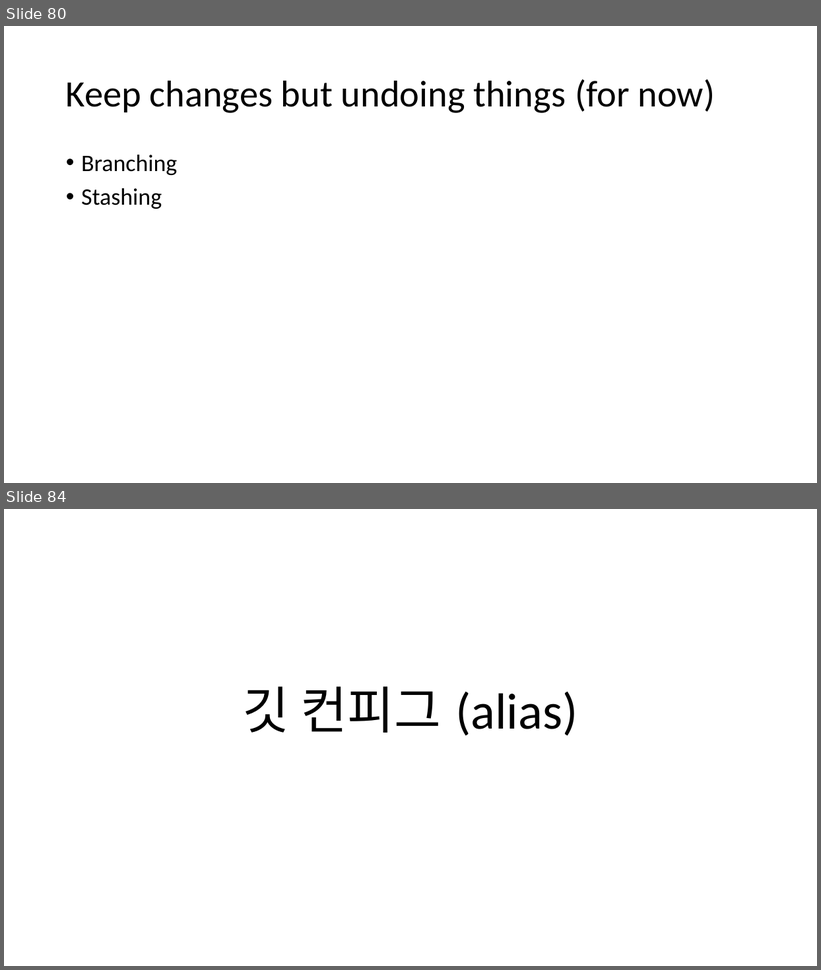
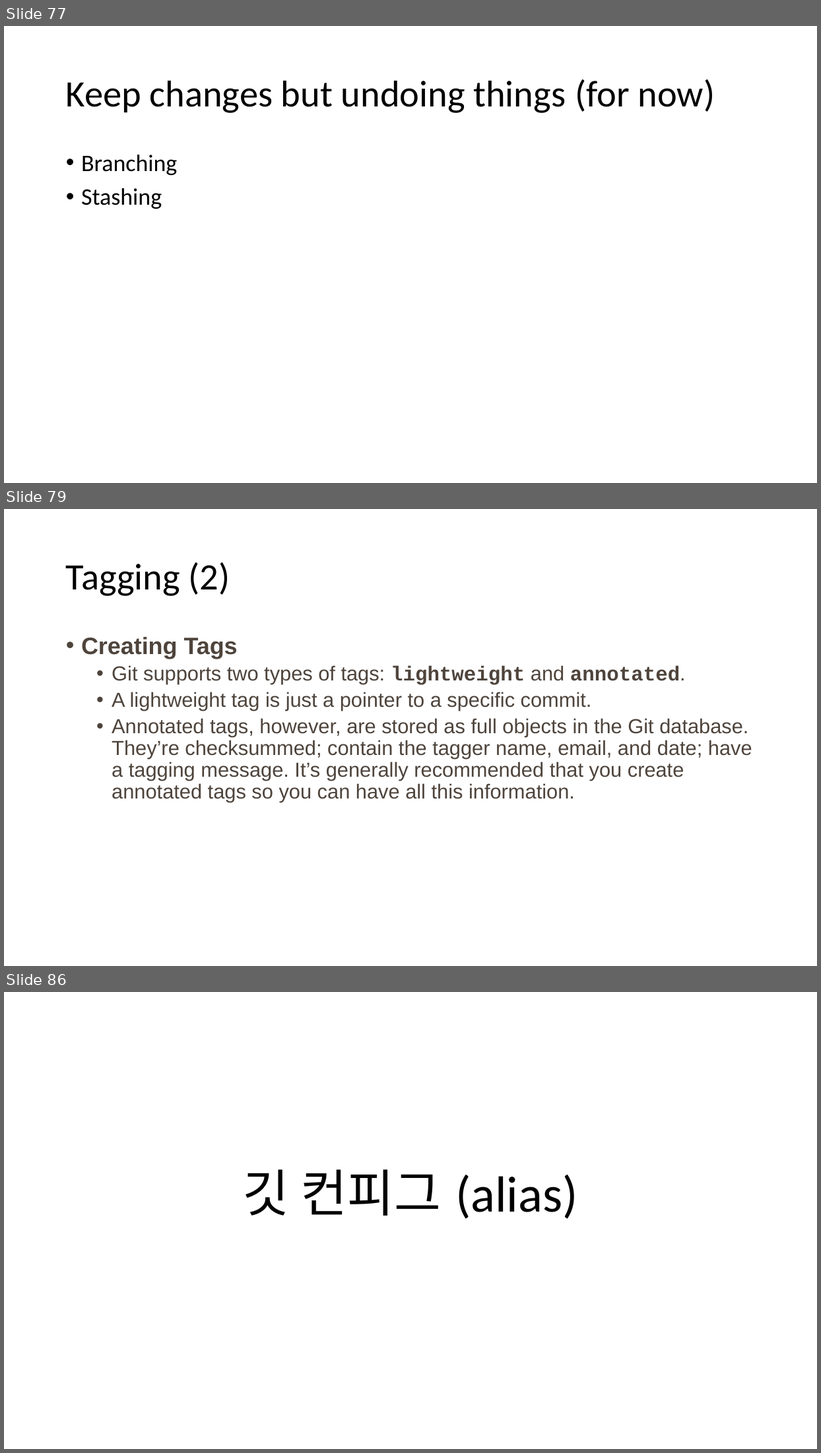
Before and after one commit to wontheone1/learning-git-ppt, a slide deck: learning_git.pptx. Shown one above the other, each under a label of ours: slides 80 and 84 before the commit, slides 77, 79 and 86 after it; the slides between them are not shown. The pictures are 821x970 and 821x1453 pixels, drawn with LibreOffice and Linux fonts; fonts in the diff are those of the drawing. Boxes give left, top, right and bottom in pixels: in the first picture for what was removed or moved away, otherwise in the second. Text is boxed around its words. In the diff, an @@ line names an element or a change of style, - is before the commit and + after.

```diff
--- a/learning_git.pptx
+++ b/learning_git.pptx
@@ slide 79 added at <box>4,509,817,966</box>, background #FFFFFF @@
@@ title added at <box>66,562,230,596</box>, 44 pt, text #000000 @@
+Tagging (2)
@@ text added at <box>81,637,752,803</box>, 24 pt, text #4E443C @@
+• Creating Tags
+  • Git supports two types of tags: lightweight and annotated.
+  • A lightweight tag is just a pointer to a specific commit.
+  • Annotated tags, however, are stored as full objects in the Git database. They’re checksummed; contain the tagger name, email, and date; have a tagging message. It’s generally recommended that you create annotated tags so you can have all this information.
@@ what was slide 80 is now slide 77 @@
@@ what was slide 84 is now slide 86 @@
```
Also in this commit, not shown: 4 slides changed, 12 other slides added, 12 slides removed.
